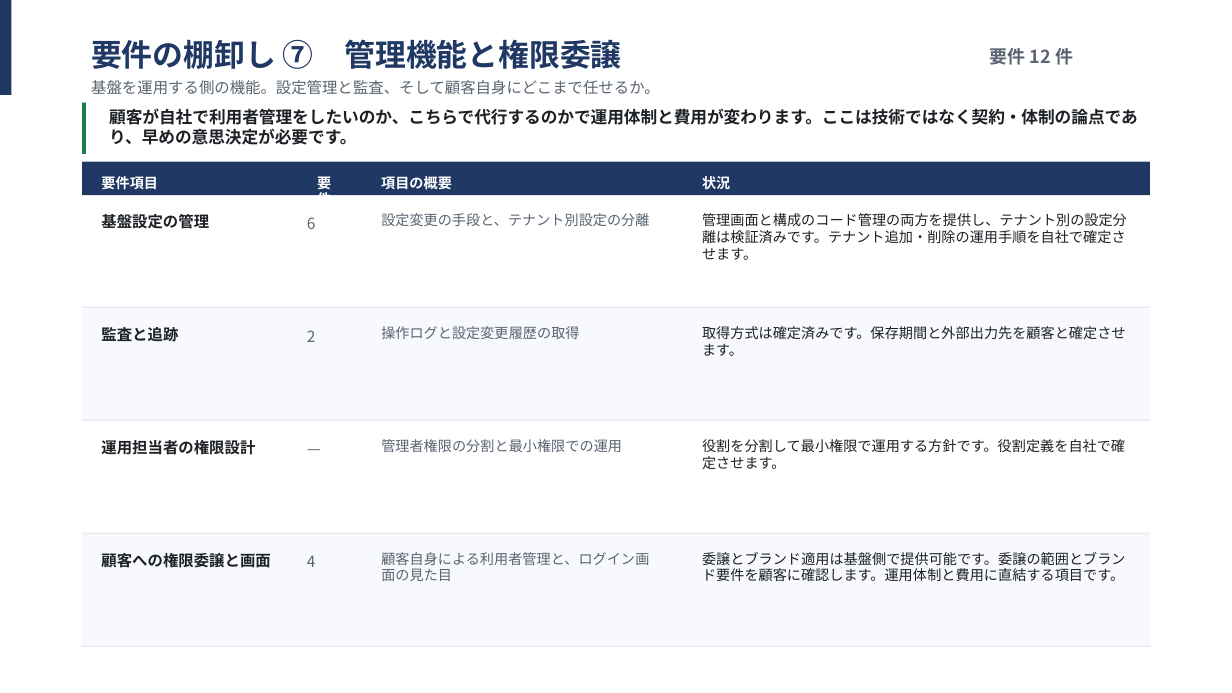
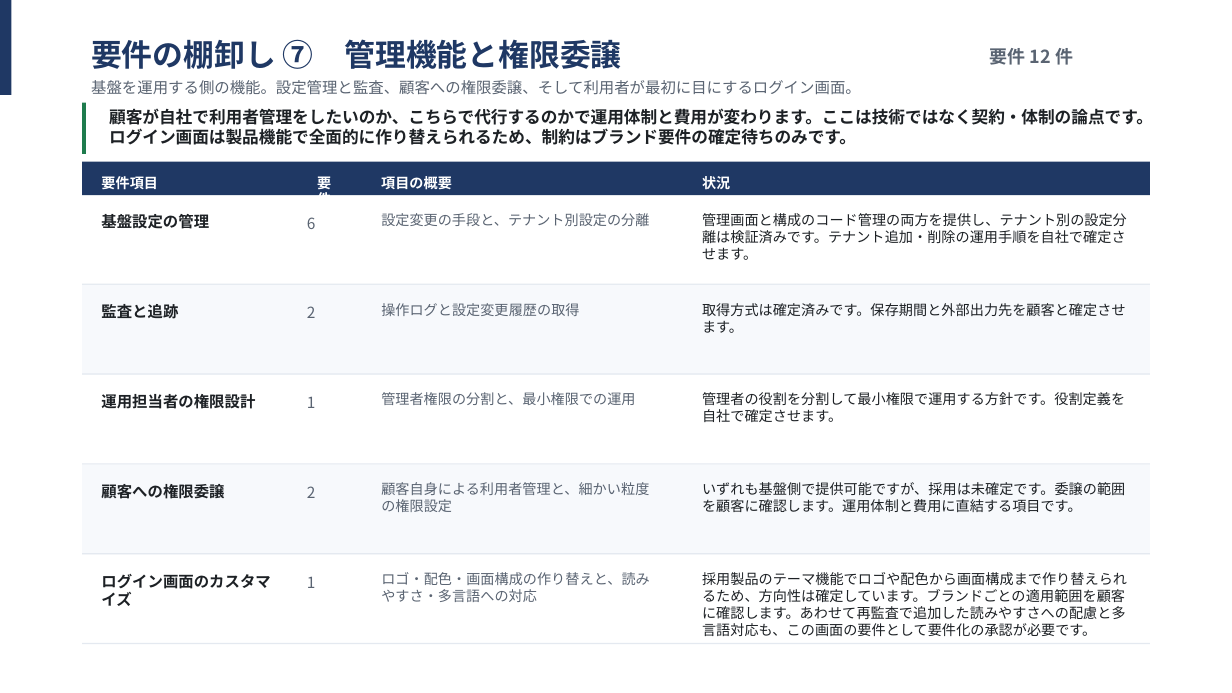
Before and after one commit to suepie/aws-atuh-poc, a slide deck: slide 14 of doc/powerpoint/要件定義.pptx. Drawn at 1232x693 pixels with LibreOffice and Linux fonts; fonts in the diff are those of the drawing. Boxes give left, top, right and bottom in pixels: in the first picture for what was removed or moved away, otherwise in the second. Text is boxed around its words. In the diff, an @@ line names an element or a change of style, - is before the commit and + after.

```diff
--- a/doc/powerpoint/要件定義.pptx
+++ b/doc/powerpoint/要件定義.pptx
@@ text at (x1=91, y1=80, x2=861, y2=95): text changed @@
-基盤を運用する側の機能。設定管理と監査、そして顧客自身にどこまで任せるか。
+基盤を運用する側の機能。設定管理と監査、顧客への権限委譲、そして利用者が最初に目にするログイン画面。
@@ text at (x1=109, y1=108, x2=1153, y2=145): text changed @@
-顧客が自社で利用者管理をしたいのか、こちらで代行するのかで運用体制と費用が変わります。ここは技術ではなく契約・体制の論点であり、早めの意思決定が必要です。
+顧客が自社で利用者管理をしたいのか、こちらで代行するのかで運用体制と費用が変わります。ここは技術ではなく契約・体制の論点です。ログイン画面は製品機能で全面的に作り替えられるため、制約はブランド要件の確定待ちのみです。
@@ rectangle moved from (x1=82, y1=307, x2=1151, y2=308) to (x1=82, y1=284, x2=1151, y2=285) @@
@@ rectangle resized from (x1=82, y1=308, x2=1151, y2=421) to (x1=82, y1=285, x2=1151, y2=374) @@
@@ text "監査と追跡" moved from (x1=101, y1=327, x2=178, y2=342) to (x1=101, y1=304, x2=178, y2=319) @@
@@ text "2" moved from (x1=307, y1=330, x2=316, y2=342) to (x1=307, y1=306, x2=316, y2=318) @@
@@ text "操作ログと設定変更履歴の取得" moved from (x1=381, y1=326, x2=579, y2=339) to (x1=381, y1=303, x2=579, y2=316) @@
@@ text "取得方式は確定済みです。保存期間と外部出力先を顧客と確定させます。" moved from (x1=702, y1=326, x2=1126, y2=356) to (x1=702, y1=303, x2=1126, y2=333) @@
@@ text "運用担当者の権限設計" moved from (x1=101, y1=440, x2=255, y2=455) to (x1=101, y1=394, x2=255, y2=409) @@
@@ text added at (x1=307, y1=396, x2=316, y2=408), 12 pt, text #5A6472 @@
+1
@@ text at (x1=381, y1=392, x2=635, y2=405): text changed @@
-管理者権限の分割と最小権限での運用
+管理者権限の分割と、最小権限での運用
@@ text at (x1=702, y1=392, x2=1125, y2=422): text changed @@
-役割を分割して最小権限で運用する方針です。役割定義を自社で確定させます。
+管理者の役割を分割して最小権限で運用する方針です。役割定義を自社で確定させます。
@@ text removed at (x1=298, y1=435, x2=361, y2=458) @@
-—
@@ rectangle moved from (x1=82, y1=420, x2=1151, y2=421) to (x1=82, y1=463, x2=1151, y2=464) @@
@@ rectangle resized from (x1=82, y1=534, x2=1151, y2=647) to (x1=82, y1=465, x2=1151, y2=555) @@
@@ text at (x1=101, y1=484, x2=224, y2=499): text changed @@
-顧客への権限委譲と画面
+顧客への権限委譲
@@ text added at (x1=307, y1=486, x2=316, y2=498), 12 pt, text #5A6472 @@
+2
@@ text at (x1=381, y1=482, x2=649, y2=512): text changed @@
-顧客自身による利用者管理と、ログイン画面の見た目
+顧客自身による利用者管理と、細かい粒度の権限設定
@@ text at (x1=702, y1=482, x2=1125, y2=512): text changed @@
-委譲とブランド適用は基盤側で提供可能です。委譲の範囲とブランド要件を顧客に確認します。運用体制と費用に直結する項目です。
+いずれも基盤側で提供可能ですが、採用は未確定です。委譲の範囲を顧客に確認します。運用体制と費用に直結する項目です。
@@ rectangle moved from (x1=82, y1=532, x2=1151, y2=533) to (x1=82, y1=554, x2=1151, y2=555) @@
@@ text removed at (x1=307, y1=555, x2=316, y2=567) @@
-4
@@ text added at (x1=101, y1=574, x2=270, y2=606), 12 pt, text #1D2125, bold @@
+ログイン画面のカスタマイズ
@@ text added at (x1=307, y1=576, x2=316, y2=588), 12 pt, text #5A6472 @@
+1
@@ text added at (x1=381, y1=572, x2=650, y2=602), 11 pt, text #5A6472 @@
+ロゴ・配色・画面構成の作り替えと、読みやすさ・多言語への対応
@@ text added at (x1=702, y1=572, x2=1127, y2=636), 11 pt, text #1D2125 @@
+採用製品のテーマ機能でロゴや配色から画面構成まで作り替えられるため、方向性は確定しています。ブランドごとの適用範囲を顧客に確認します。あわせて再監査で追加した読みやすさへの配慮と多言語対応も、この画面の要件として要件化の承認が必要です。
```
Also in this commit, not shown: 28 other slides changed, 2 other files.
